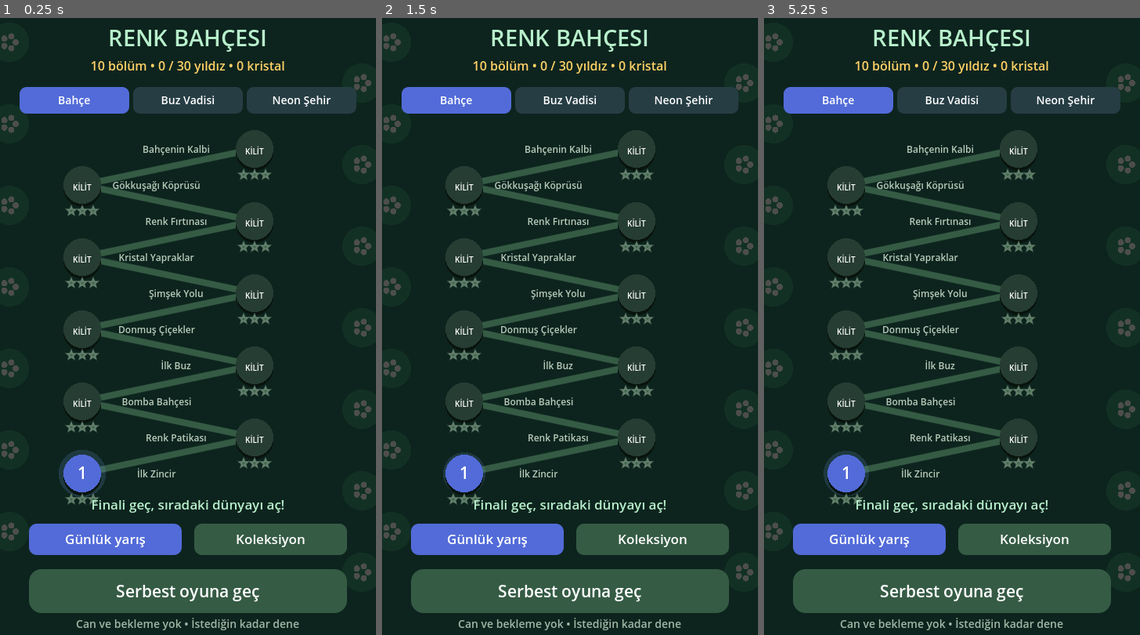
Above: before the commit, frames 1-3 (left to right).
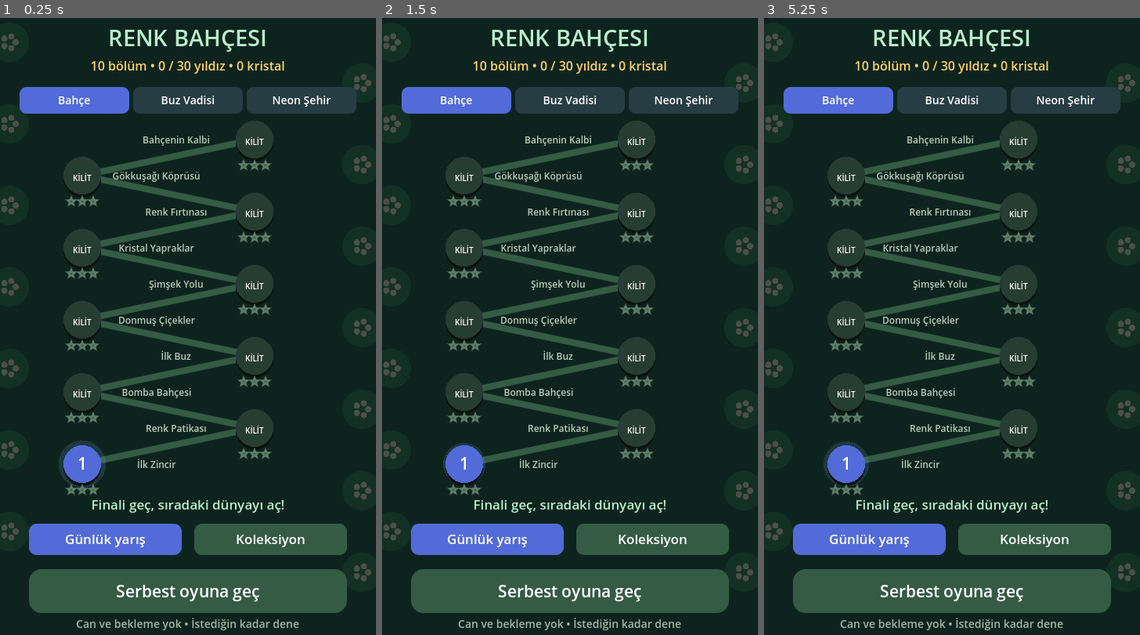
Above: after the commit, the same moments.

Repository: halilacikgozz/color-chain-game
Game: Godot game, scene res://scenes/main.tscn
The game is run twice, just before and just after one commit, with the same random seed, the same clock (stepped at 60 frames per second) and the same inputs.
Inputs (mouse positions are in pixels of both pictures, inside the frame that each line leads up to):
- Up to frame 1 (0.25 s): no input
- Up to frame 2 (1.5 s): tap Enter at 0.5 s; move the mouse to (652, 295) at 0.52 s; click (652, 295) at 0.67 s; tap Space at 1.25 s; drag from (494, 357) to (551, 449) at 1.27 s
- Up to frame 3 (5.25 s): move the mouse to (989, 190) at 2.02 s; click (989, 190) at 2.17 s; tap Enter at 2.75, 5 s; drag from (933, 449) to (839, 233) at 2.77 s; move the mouse to (1064, 419) at 3.52 s; click (1064, 419) at 3.67 s; tap Space at 4.25 s; drag from (839, 233) to (895, 172) at 4.27 s; move the mouse to (970, 326) at 5.02 s; click (970, 326) at 5.17 s

The runs differ from the first frame. In frame 1, 13% of the frame differs, in the area x 15-73%, y 16-79%; in frame 2, 13%; in frame 3, 13%.

Commit message:
Polish map spacing and credit existing chapter clears with crystal rewards

Diff:
--- a/scripts/game.gd
+++ b/scripts/game.gd
@@ -167,6 +167,7 @@
 	level_bests.resize(30)
 	level_bests.fill(0)
 	load_progress()
+	save_best()
 	restart()
 	map_open = true
 
@@ -192,6 +193,9 @@
 		theme_index = 0
 	palette = PALETTES[theme_index]
 	crystals = maxi(0, int(config.get_value("collection", "crystals", 0)))
+	if not config.has_section_key("collection", "crystals"):
+		for rating in level_stars:
+			if rating > 0: crystals += 25
 	owned_cosmetics.assign(config.get_value("collection", "owned", [0]))
 	if not owned_cosmetics.has(0): owned_cosmetics.append(0)
 	cosmetic = clampi(int(config.get_value("collection", "active", 0)), 0, 3)
@@ -480,7 +484,9 @@
 		competition_client.send({"action":"submit", "day":daily_day, "moves":daily_replay})
 		return
 	if collection_open:
-		if PROFILE_BACK.has_point(pos): collection_open = false
+		if PROFILE_BACK.has_point(pos):
+			collection_open = false
+			map_open = true
 		elif Rect2(37, 630, 406, 44).has_point(pos):
 			sound_on = not sound_on
 			save_best()
@@ -922,7 +928,7 @@
 	queue_redraw()
 
 func map_node(index: int) -> Vector2:
-	return Vector2(105 if index % 2 == 0 else 325, 588 - index * 46)
+	return Vector2(105 if index % 2 == 0 else 325, 576 - index * 46)
 
 func draw_garden_background() -> void:
 	draw_rect(Rect2(0, 0, 480, 800), Color("0d241e"))
@@ -1266,7 +1272,9 @@
 		var status := "SEÇİLİ" if cosmetic == i else ("SEÇ" if owned_cosmetics.has(i) else "%d kristal" % [0,75,125,200][i])
 		label_at(status, Vector2(180, y + 58), 16, Color("ffd166"))
 		draw_circle(Vector2(374, y + 39), 22, PALETTES[1][i])
-		if i > 0: draw_arc(Vector2(374, y + 39), 25, 0, TAU, 32, Color("fff4b3"), 2, true)
+		if i == 1: draw_arc(Vector2(374, y + 39), 20, 0, TAU, 32, Color.WHITE, 1.5, true)
+		elif i == 2: draw_line(Vector2(362,y+33),Vector2(386,y+45),Color.WHITE,2,true)
+		elif i == 3: draw_arc(Vector2(374, y + 39), 25, elapsed if effects else 0.0, (elapsed if effects else 0.0)+PI, 32, Color("fff4b3"), 2, true)
 	text("Görünümler güç avantajı sağlamaz.", 592, 16, Color("9eb8a6"))
 	box(Rect2(37, 630, 406, 44), Color("25385a"))
 	text("Ses: Açık" if sound_on else "Ses: Kapalı", 659, 20)
